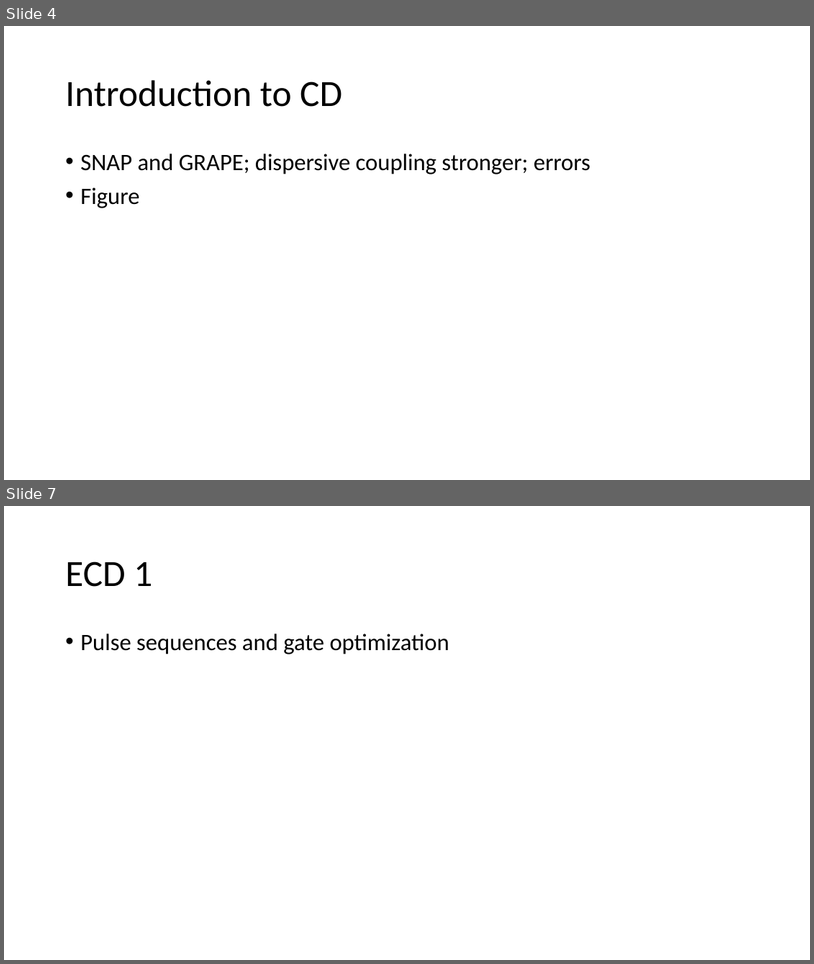
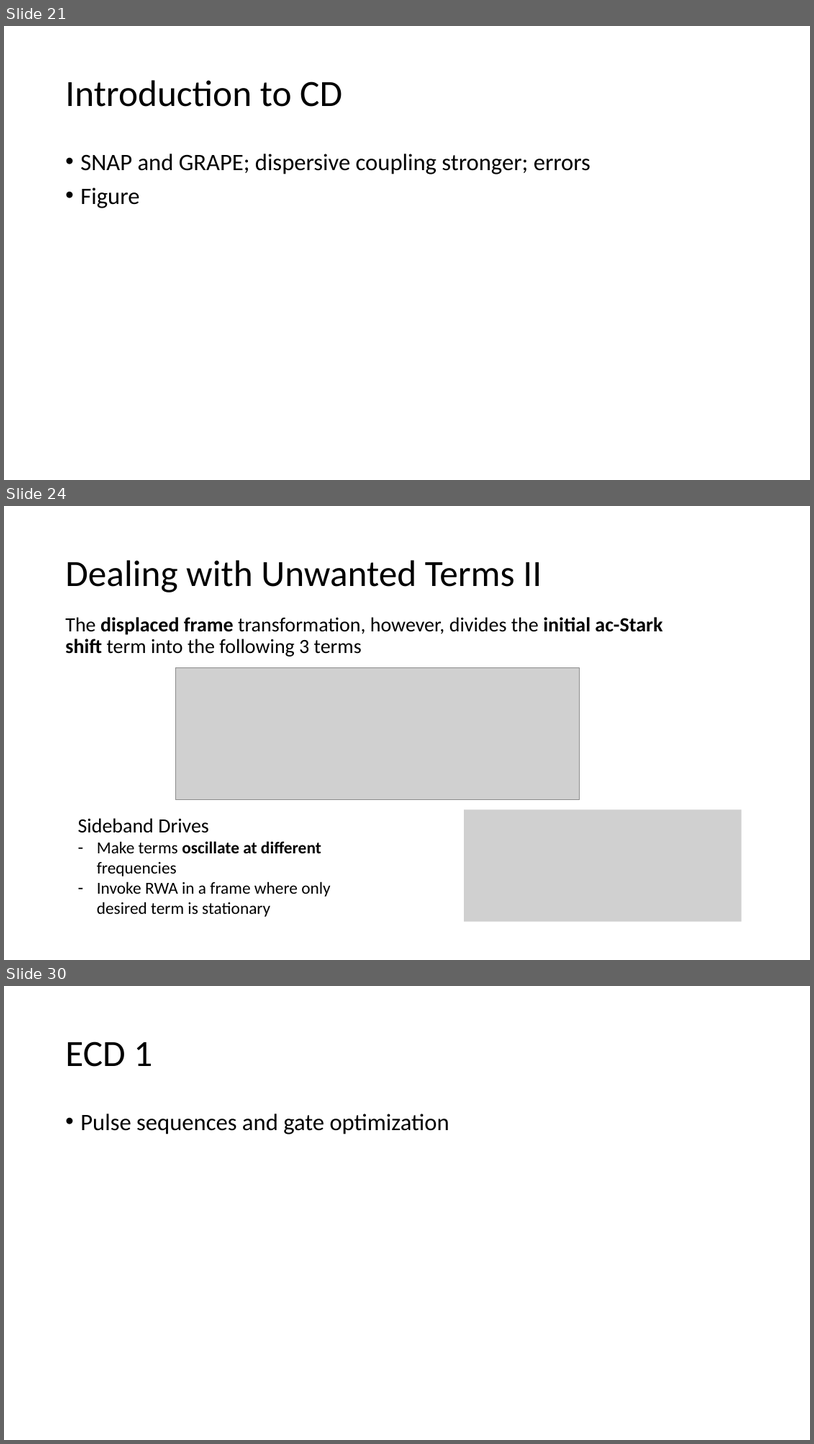
Before and after one commit to EeshGupta/Multimode-Conditional-Displacements, a slide deck: presentations/mcs_sqms.pptx. Shown one above the other, each under a label of ours: slides 4 and 7 before the commit, slides 21, 24 and 30 after it; the slides between them are not shown. The pictures are 814x964 and 814x1444 pixels, drawn with LibreOffice and Linux fonts; fonts in the diff are those of the drawing; grey boxes stand for pictures. Boxes give left, top, right and bottom in pixels: in the first picture for what was removed or moved away, otherwise in the second. Text is boxed around its words. In the diff, an @@ line names an element or a change of style, - is before the commit and + after.

```diff
--- a/presentations/mcs_sqms.pptx
+++ b/presentations/mcs_sqms.pptx
@@ slide 24 added at [4,506,810,960], background #FFFFFF @@
@@ title added at [65,560,542,592], 44 pt, text #000000 @@
+Dealing with Unwanted Terms II
@@ text added at [65,617,663,656], 24 pt, text #000000 @@
+The displaced frame transformation, however, divides the initial ac-Stark shift term into the following 3 terms
@@ picture added at [176,667,580,800] @@
@@ text added at [78,818,331,916], 20 pt, text #000000 @@
+Sideband Drives
+– Make terms oscillate at different frequencies
+– Invoke RWA in a frame where only desired term is stationary
@@ picture added at [464,810,742,921] @@
@@ what was slide 4 is now slide 21 @@
@@ what was slide 7 is now slide 30 @@
```
Also in this commit, not shown: 1 slide changed, 23 other slides added, 1 slide removed.
